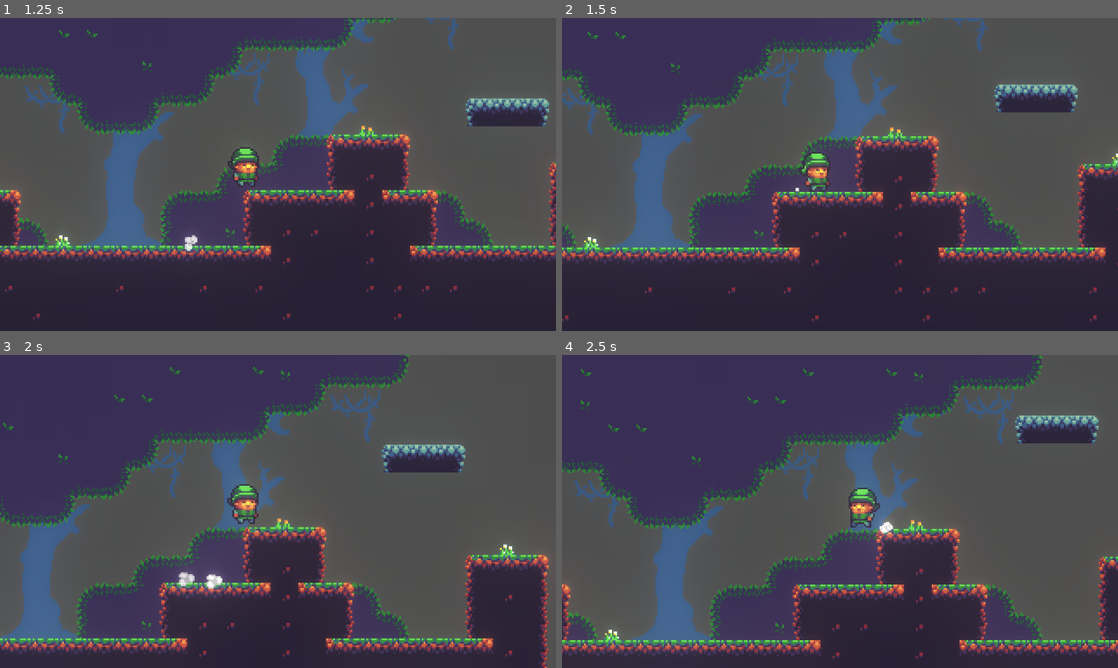
Above: before the commit, frames 1-4 (two rows, left to right).
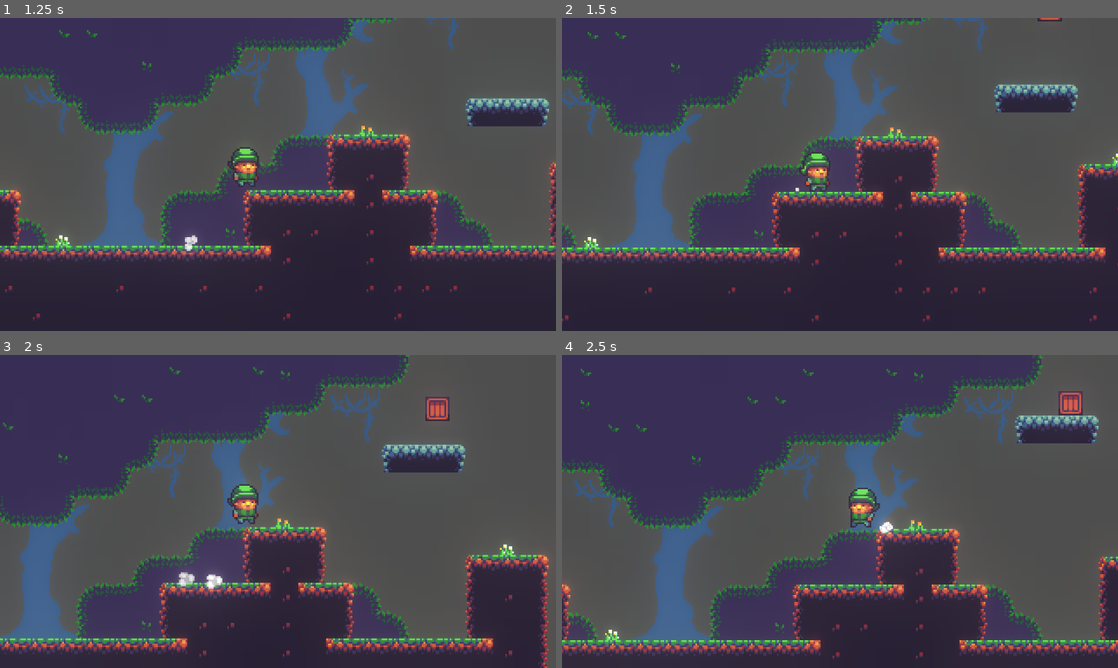
Above: after the commit, the same moments.

Repository: lethiandev/gd-christmas-morning
Game: Godot game, scene res://stages/sandbox/sandbox_stage.tscn
The game is run twice, just before and just after one commit, with the same random seed, the same clock (stepped at 60 frames per second) and the same inputs.
Inputs:
- Up to frame 1 (1.25 s): hold D (move_right) from 0.53 s (still down); tap W (jump) at 0.77 s
- Up to frame 2 (1.5 s): keep holding D (move_right)
- Up to frame 3 (2 s): keep holding D (move_right); tap W (jump) at 1.52 s
- Up to frame 4 (2.5 s): release D (move_right) at 2.03 s; hold A (move_left) from 2.03 s (still down)

Frame 1 is identical in both runs. In frame 2, less than 0.1% of the frame differs, in the area x 85-90%, y 0-2%; in frame 3, 0.3%; in frame 4, 0.3%, in the area x 89-94%, y 11-20%.

Commit message:
Add new crate instance

Diff:
--- a/src/stages/sandbox/sandbox_stage.tscn
+++ b/src/stages/sandbox/sandbox_stage.tscn
@@ -102,6 +102,9 @@
 [node name="Crate2" parent="." instance=ExtResource( 4 )]
 position = Vector2( -168, -72 )
 
+[node name="Crate3" parent="." instance=ExtResource( 4 )]
+position = Vector2( 160, -136 )
+
 [node name="Player" parent="." instance=ExtResource( 2 )]
 position = Vector2( -40, 0 )
 
